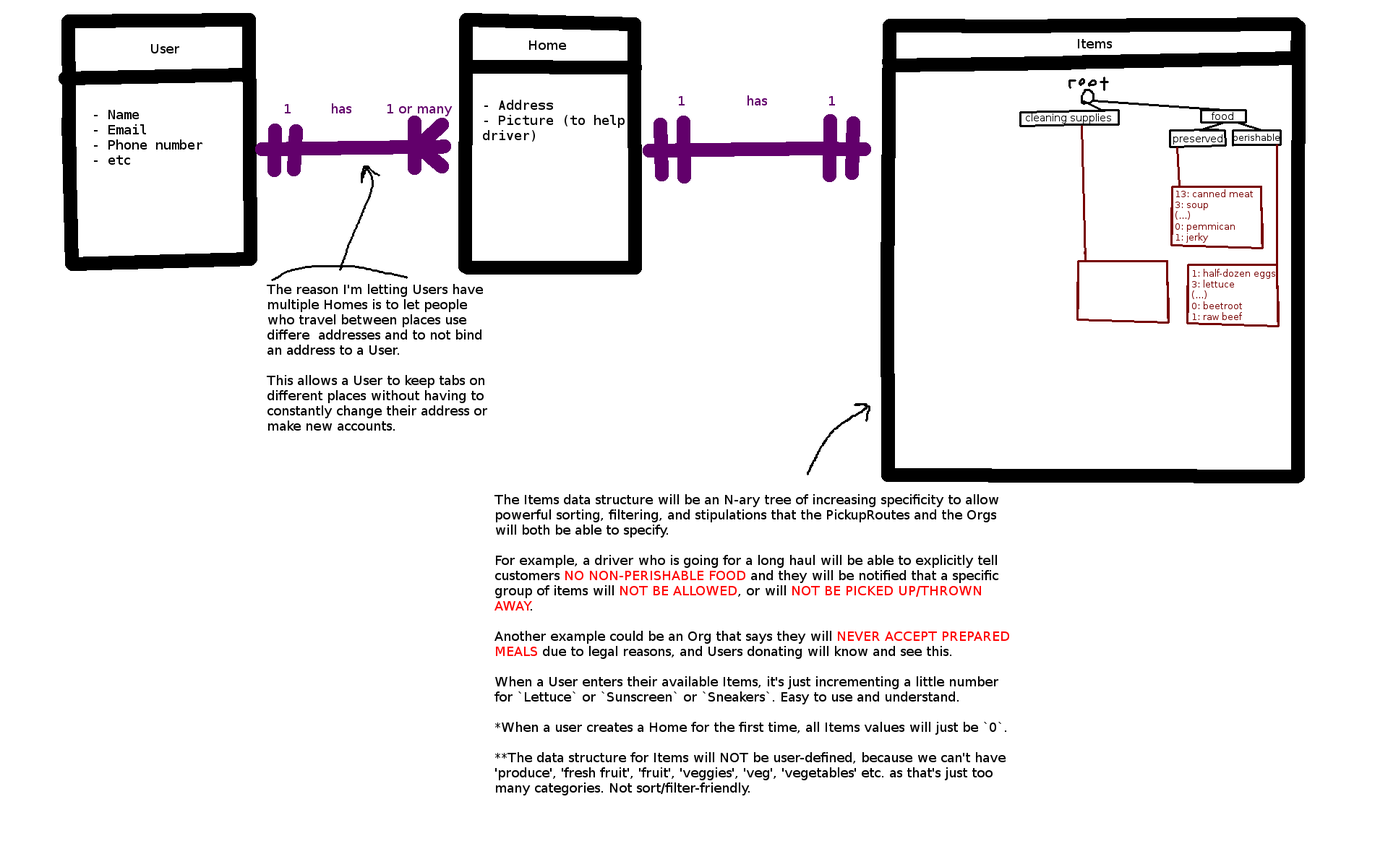
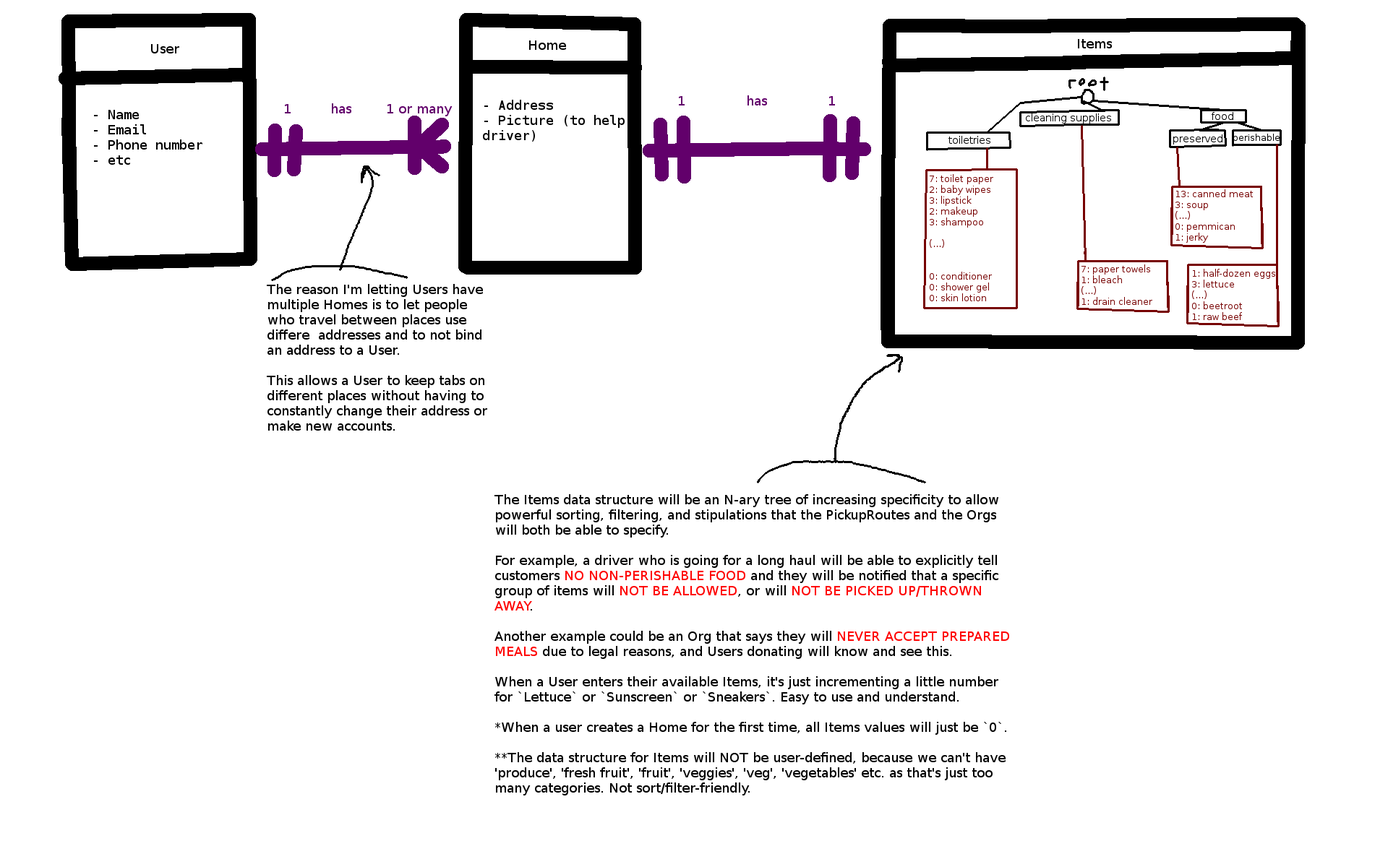
Layers edited between the first and the second 1388×867 image:
added layer "toiletries" above "cleaning supplies" over [948, 135, 991, 144]
added layer "7: toilet paper ..." above "7: paper towels ..." over [929, 174, 993, 302]
added layer "7: paper towels ..." above "1: half-dozen eggs ..." over [1081, 264, 1152, 305]
added layer "Pasted Layer" above "Layer" over [756, 354, 926, 484]
painted on "Layer" over [806, 96, 1305, 484]
